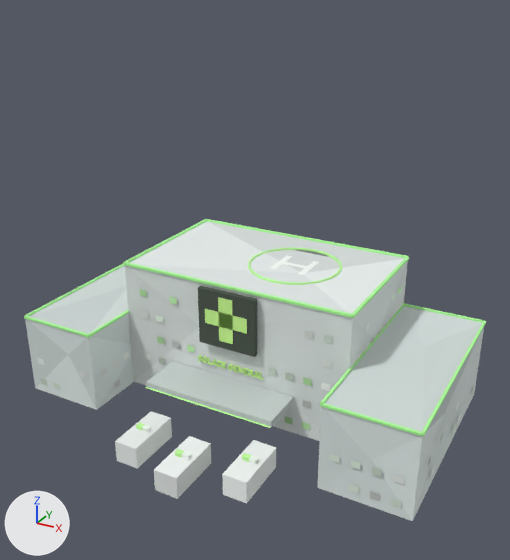
What one commit did to the glTF model assets/city/landmarks/solace/solace_site.glb.
Both versions are drawn from a 50 mm camera at (32.4, -53.8, 42.8) aimed at (2.9, -0.1, 15.9). The axes (+X, +Y, +Z) are drawn at lower left. The lights are the same throughout. The first picture is the older version. Where no turn or scale is listed for an object, it has been applied to the vertices. Vertices at exactly the same position are counted once.

Objects in the first picture: 'solace_site__neon', 'solace_site__sign_0', 'solace_site__solid', 'solace_site__win'.
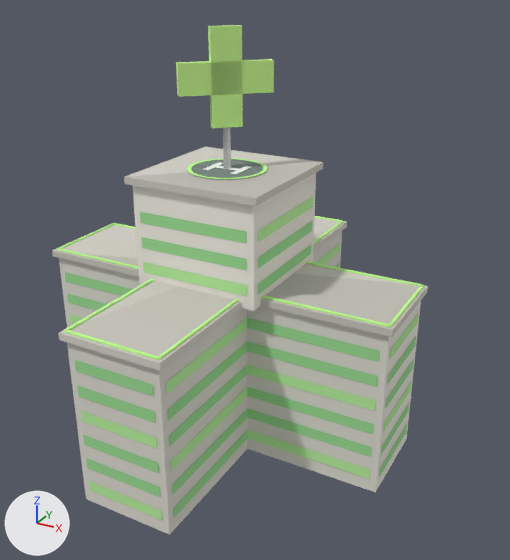
The change in detail:
me_solace_site__neon is used by ob_solace_site__neon; location (0.0, 0.0, 0.0).
me_solace_site__neon had 314 vertices, 416 faces and spanned x -21.7..21.7, y -14.0..16.1, z 0.2..14.7.
me_solace_site__neon now has 374 vertices, 286 faces and spans x -17.7..17.7, y -17.7..17.7, z 1.3..38.5.
me_solace_site__neon part 1: 44 loose pieces with 306 vertices, spanning x -21.7..21.7, y -14.0..16.1, z 0.2..14.7, are deleted.
me_solace_site__neon part 2: 8 vertices removed from x -12.8..12.8, y 15.9..16.1, z 14.3..14.6; 128 vertices added at x -4.6..4.6, y -17.7..17.7, z 1.3..16.8.
me_solace_site__neon part 3: 128 vertices added at x -17.7..17.7, y -4.6..4.6, z 1.3..16.8.
me_solace_site__neon part 4: 118 vertices added at x -6.1..6.1, y -6.1..6.1, z 17.3..38.5.
me_solace_site__solid is used by ob_solace_site__solid; location (0.0, 0.0, 0.0).
me_solace_site__solid had 154 vertices, 200 faces and spanned x -21.6..21.6, y -14.0..16.1, z 0.0..14.6.
me_solace_site__solid now has 76 vertices, 90 faces and spans x -18.0..18.0, y -18.0..18.0, z 0.0..30.1.
me_solace_site__solid part 5: the loose piece of 8 vertices spanning x -3.2..3.2, y -0.7..-0.2, z 8.0..14.1 is scaled about its middle by (5.5, 16, 2.63), then moved by (0.0, 0.4, -3.0).
me_solace_site__solid part 6: the loose piece of 8 vertices spanning x -4.8..4.8, y -0.3..0.0, z 0.0..3.5 is scaled about its middle by (3.75, 30.5, 0.182), then moved by (0.0, 0.2, 14.6).
me_solace_site__solid part 7: the loose piece of 8 vertices spanning x -7.2..7.2, y -4.8..0.0, z 3.6..4.2 is scaled about its middle by (0.622, 7.33, 25), then moved by (0.0, 2.4, 4.1).
me_solace_site__solid part 8: the loose piece of 8 vertices spanning x 0.9..1.6, y -11.4..-11.0, z 2.6..2.9 is scaled about its middle by (15.2, 75, 1.78), then moved by (-1.2, 11.2, 13.6).
me_solace_site__solid part 9: the loose piece of 8 vertices spanning x 1.6..2.3, y -11.4..-11.0, z 2.6..2.9 is scaled about its middle by (19, 25.3, 26.7), then moved by (-2.0, 11.2, 18.1).
me_solace_site__solid part 10: the loose piece of 8 vertices spanning x -4.0..-3.3, y -9.8..-9.4, z 2.6..2.9 is scaled about its middle by (20.5, 27.3, 1.78), then moved by (3.6, 9.6, 23.2).
me_solace_site__solid part 11: a new loose piece, a box spanning x -0.24..0.24, y -0.24..0.24, z 26.28..30.08, in mat_lm_toon.
me_solace_site__solid part 12: a new loose piece of 20 vertices spanning x -3.7..3.7, y -3.7..3.7, z 26.3, in mat_lm_toon.
me_solace_site__solid part 13: 8 loose pieces with 106 vertices, spanning x -21.6..21.6, y -14.0..16.1, z 0.0..14.6, are deleted.
Object 'solace_site__sign_0' (ob_solace_site__sign_0) is deleted.
Object 'solace_site__win' (ob_solace_site__win) is deleted.

Boxes [x1, y1, x2, y2] around the edits, measured in the pictures (510 x 560 px; the box of a moved part takes in the faces that stretch with it):
'solace_site__solid', reshaped (18% narrower, 36% taller): before [25, 221, 484, 521]; after [52, 127, 428, 535]
'solace_site__neon', reshaped (21% narrower, 82% taller): before [24, 219, 486, 490]; after [57, 25, 424, 520]
'solace_site__win', deleted: before [38, 286, 474, 508]
'solace_site__sign_0', deleted: before [198, 355, 264, 380]
part 1 of me_solace_site__neon, deleted: before [24, 219, 486, 490]
part 2 of me_solace_site__neon, built on: before [207, 219, 407, 258]; after [65, 216, 344, 520]
part 3 of me_solace_site__neon, added: after [57, 223, 424, 479]
part 4 of me_solace_site__neon, added (green): after [140, 25, 313, 296]
part 5 of me_solace_site__solid, moved or reshaped: before [198, 286, 257, 357]; after [59, 258, 421, 492]
part 6 of me_solace_site__solid, moved or reshaped (not visible before): after [52, 225, 428, 337]
part 7 of me_solace_site__solid, moved or reshaped: before [146, 361, 294, 427]; after [67, 231, 342, 535]
part 8 of me_solace_site__solid, moved or reshaped: before [175, 453, 182, 457]; after [58, 218, 347, 371]
part 9 of me_solace_site__solid, moved or reshaped: before [182, 454, 191, 460]; after [133, 173, 316, 311]
part 10 of me_solace_site__solid, moved or reshaped: before [142, 427, 151, 432]; after [124, 147, 323, 206]
part 11 of me_solace_site__solid, added: after [223, 127, 231, 170]
part 12 of me_solace_site__solid, added: after [188, 159, 265, 180]
part 13 of me_solace_site__solid, deleted: before [25, 221, 484, 521]
